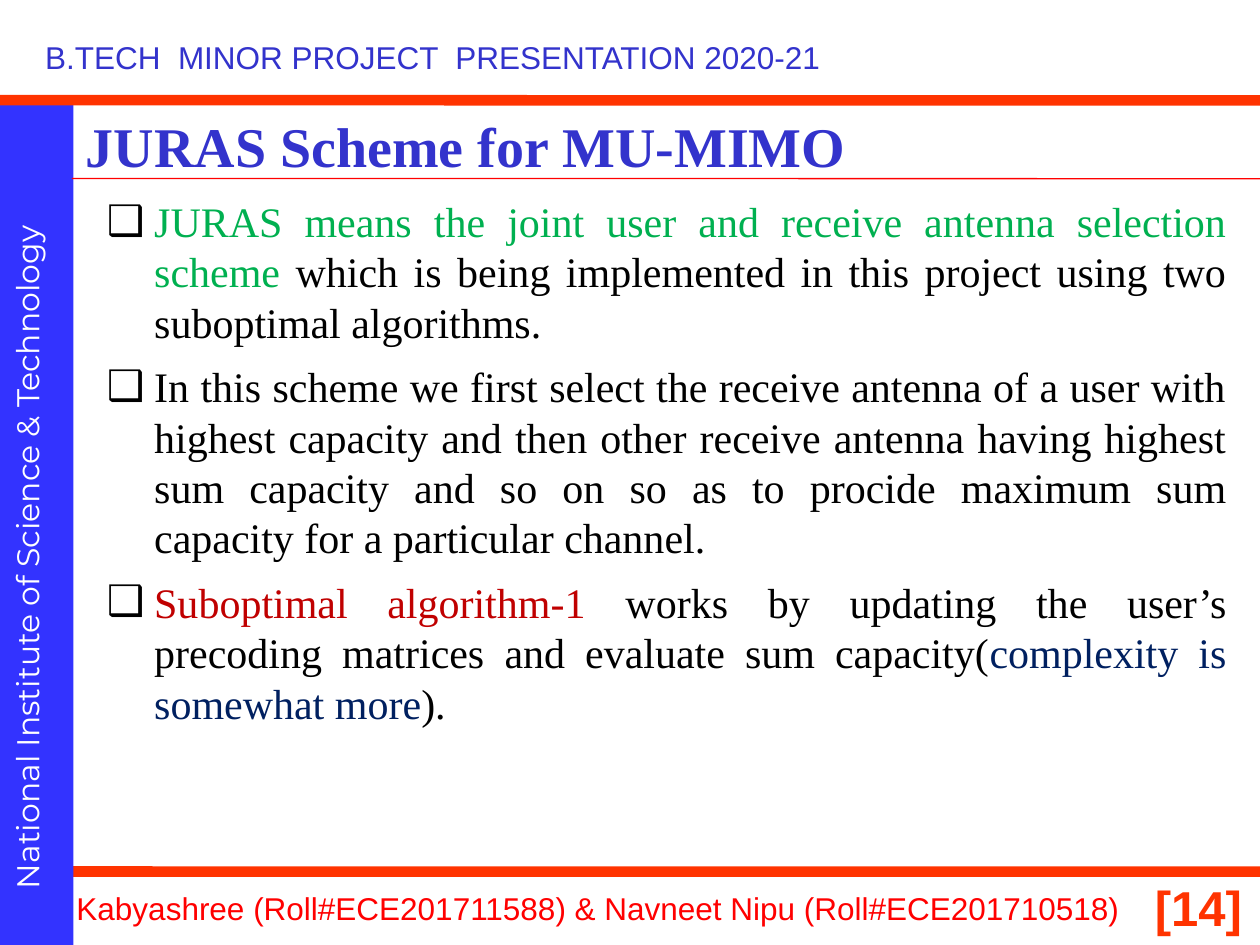
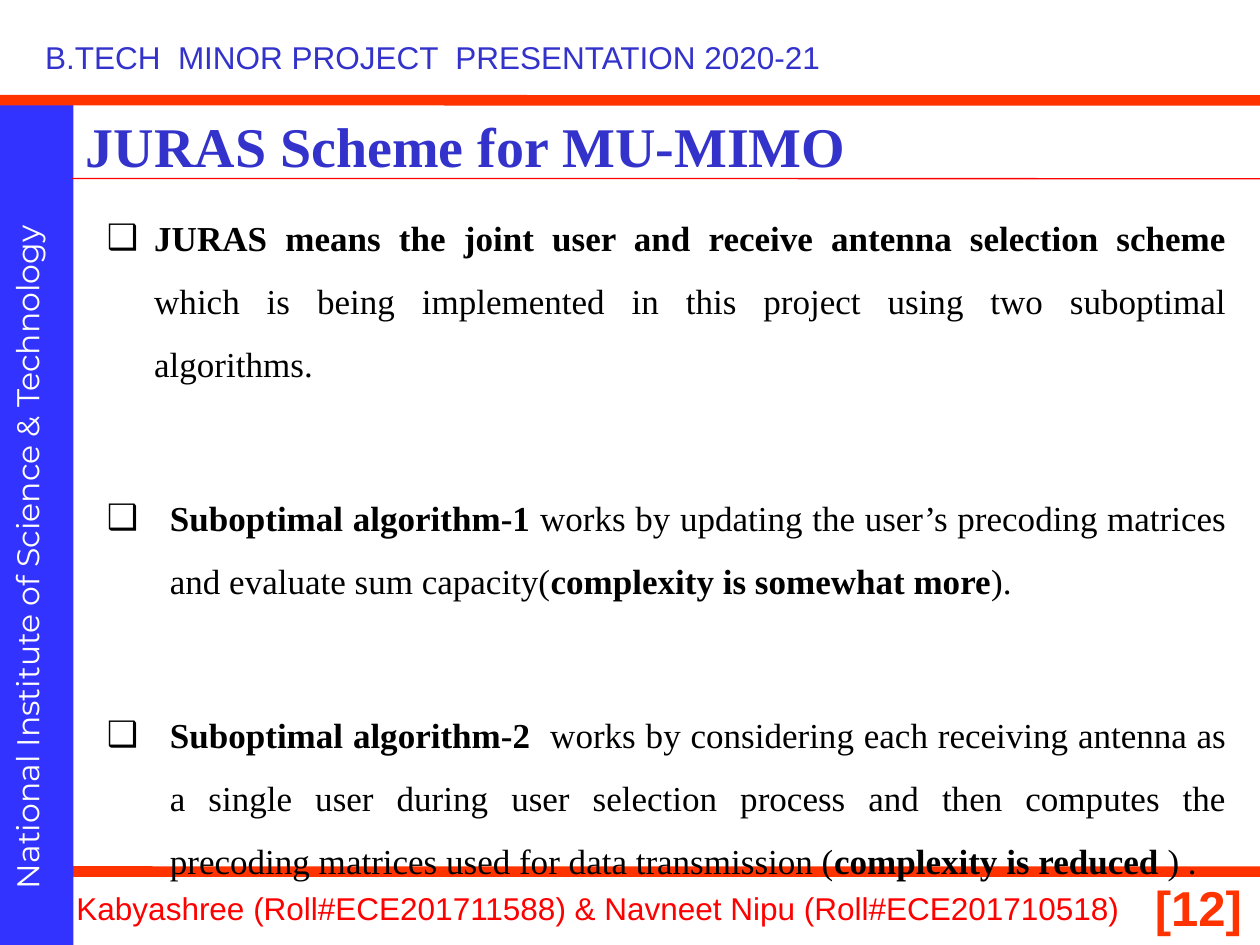
Before and after one commit to navneetnipu/btech_project, a slide deck: slide 12 of minor ppt (2) (2).pptx (slide 14 before the commit). Drawn at 1260x945 pixels with LibreOffice and Linux fonts; fonts in the diff are those of the drawing; background and template pictures are left out. Boxes give left, top, right and bottom in pixels: in the first picture for what was removed or moved away, otherwise in the second. Text is boxed around its words. In the diff, an @@ line names an element or a change of style, - is before the commit and + after.

```diff
--- a/minor ppt (2) (2).pptx
+++ b/minor ppt (2) (2).pptx
@@ text at (154,226,1226,601): size 24 to 20 pt in "JURAS means the joint user and receive ...", "Suboptimal algorithm-1 works by updating the user’s ..."; text colour #00B050 to #000000 in "JURAS means the joint user and receive ..."; bold on in "JURAS means the joint user and receive ...", "Suboptimal algorithm-1 capacity(complexity is somewhat more) ..."; text colour #C00000 to #000000 in "Suboptimal algorithm-1"; text colour #002060 to #000000 in "capacity(complexity is somewhat more)."; line spacing 1 to 1.5; indent changed @@
@@ text at (154,372,1226,562): paragraph removed @@
-❑ In this scheme we first select the receive antenna of a user with highest capacity and then other receive antenna having highest sum capacity and so on so as to procide maximum sum capacity for a particular channel.
@@ text at (170,723,1226,881): paragraph added @@
+❑ Suboptimal algorithm-2 works by considering each receiving antenna as a single user during user selection process and then computes the precoding matrices used for data transmission (complexity is reduced ) .
@@ page number at (1155,890,1242,937): text changed @@
-[14]
+[12]
```
Also in this commit, not shown: 13 other slides changed, 12 slides added, 4 slides removed, 2 other files.
